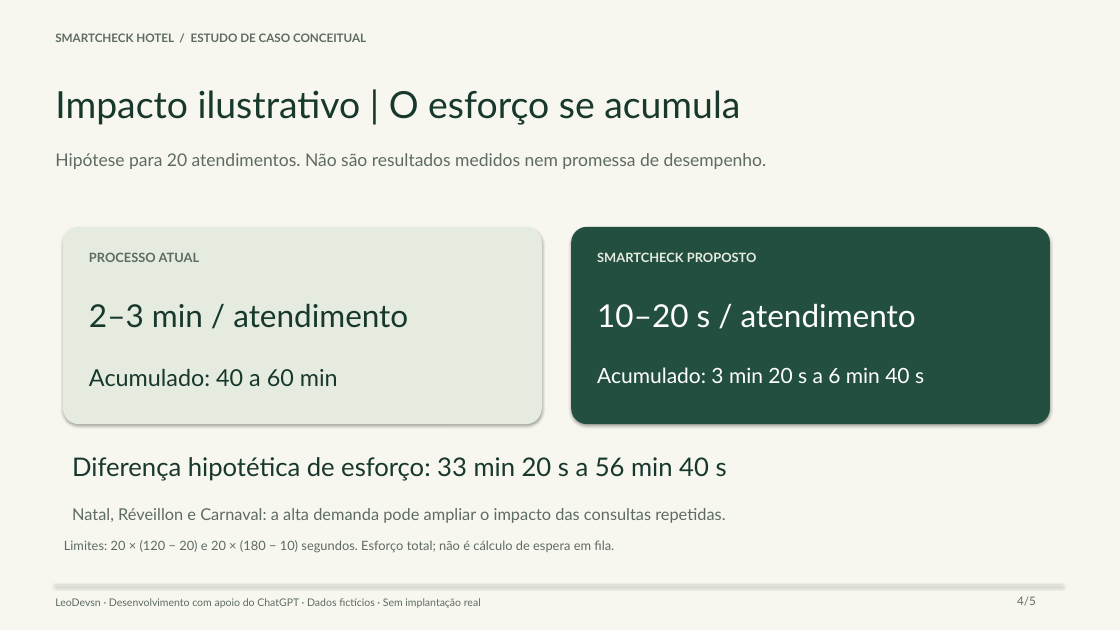
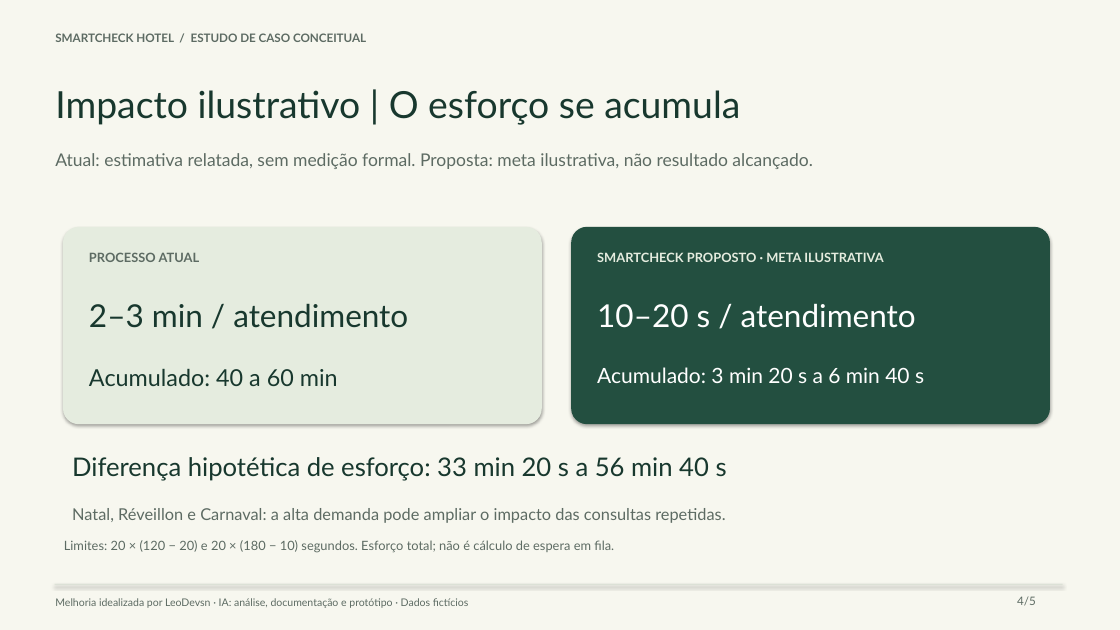
Before and after one commit to LeoDevsn/smartcheck-hotel, a slide deck: slide 4 of apresentacao/SmartCheck_Gestores.pptx. Drawn at 1120x630 pixels with LibreOffice and Linux fonts; fonts in the diff are those of the drawing. Boxes give left, top, right and bottom in pixels: in the first picture for what was removed or moved away, otherwise in the second. Text is boxed around its words. In the diff, an @@ line names an element or a change of style, - is before the commit and + after.

```diff
--- a/apresentacao/SmartCheck_Gestores.pptx
+++ b/apresentacao/SmartCheck_Gestores.pptx
@@ text at box(55, 153, 812, 169): text changed @@
-Hipótese para 20 atendimentos. Não são resultados medidos nem promessa de desempenho.
+Atual: estimativa relatada, sem medição formal. Proposta: meta ilustrativa, não resultado alcançado.
@@ text at box(597, 252, 883, 262): text changed @@
-SMARTCHECK PROPOSTO
+SMARTCHECK PROPOSTO · META ILUSTRATIVA
@@ text at box(55, 598, 469, 608): text changed @@
-LeoDevsn · Desenvolvimento com apoio do ChatGPT · Dados fictícios · Sem implantação real
+Melhoria idealizada por LeoDevsn · IA: análise, documentação e protótipo · Dados fictícios
```
Also in this commit, not shown: 4 other slides changed, 7 other files.
